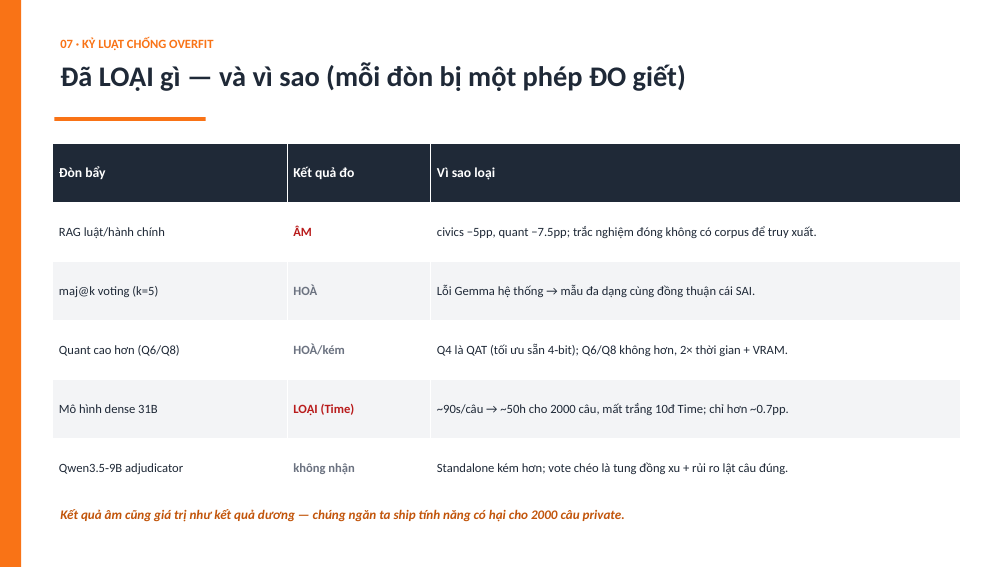
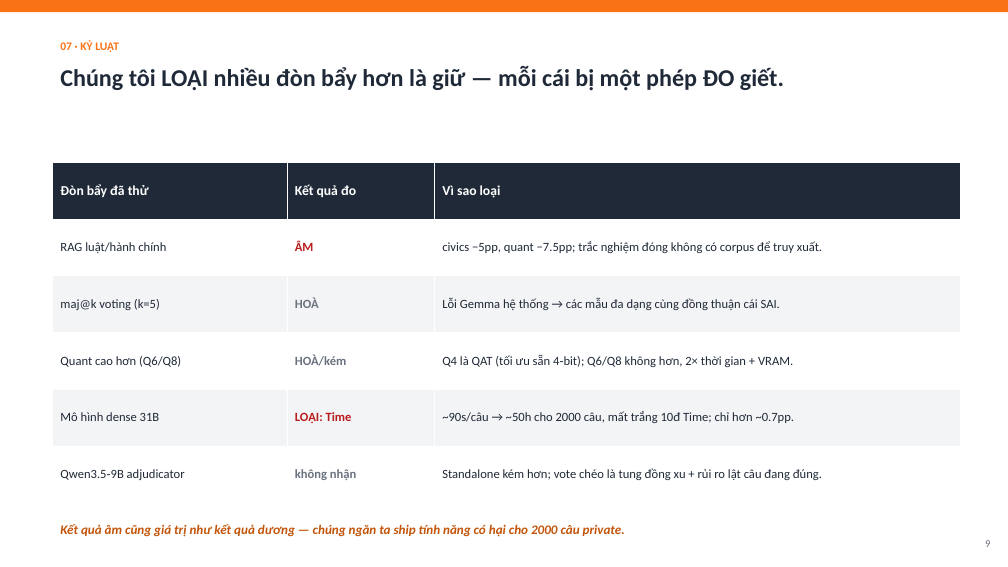
Before and after one commit to meiiie/bang_c, a slide deck: slide 9 of docs/Neko-Core-Thuyet-minh-phuong-phap.pptx (slide 8 before the commit). Drawn at 1008x567 pixels with LibreOffice and Linux fonts; fonts in the diff are those of the drawing. Boxes give left, top, right and bottom in pixels: in the first picture for what was removed or moved away, otherwise in the second. Text is boxed around its words. In the diff, an @@ line names an element or a change of style, - is before the commit and + after.

```diff
--- a/docs/Neko-Core-Thuyet-minh-phuong-phap.pptx
+++ b/docs/Neko-Core-Thuyet-minh-phuong-phap.pptx
@@ rectangle removed at [0, 0, 21, 567] @@
@@ rectangle added at [0, 0, 1008, 12], fill #F97316 @@
@@ text at [60, 40, 119, 52]: text changed; size 12 to 11 pt @@
-07 · KỶ LUẬT CHỐNG OVERFIT
+07 · KỶ LUẬT
@@ text at [60, 66, 784, 91]: text changed; size 27 to 23 pt @@
-Đã LOẠI gì — và vì sao (mỗi đòn bị một phép ĐO giết)
+Chúng tôi LOẠI nhiều đòn bẩy hơn là giữ — mỗi cái bị một phép ĐO giết.
@@ rectangle removed at [54, 117, 206, 121] @@
@@ table at [53, 163, 960, 503] @@
-row 1, column 1: Đòn bẩy
+row 1, column 1: Đòn bẩy đã thử
-row 3, column 3: Lỗi Gemma hệ thống → mẫu đa dạng cùng đồng thuận cái SAI.
+row 3, column 3: Lỗi Gemma hệ thống → các mẫu đa dạng cùng đồng thuận cái SAI.
-row 5, column 2: LOẠI (Time)
+row 5, column 2: LOẠI: Time
-row 6, column 3: Standalone kém hơn; vote chéo là tung đồng xu + rủi ro lật câu đúng.
+row 6, column 3: Standalone kém hơn; vote chéo là tung đồng xu + rủi ro lật câu đang đúng.
@@ table: place and size @@
-table at [53, 144, 960, 498]
+table at [53, 163, 960, 503]
@@ text "Kết quả âm cũng giá ...": place and size @@
-text "Kết quả âm cũng giá ..." at [60, 509, 625, 522]
+text "Kết quả âm cũng giá ..." at [60, 524, 625, 537]
@@ text "Kết quả âm cũng giá ..." at [60, 524, 625, 537]: more space between paragraphs @@
@@ text added at [985, 540, 990, 547], 10 pt, text #6B7280 @@
+9
```
Also in this commit, not shown: 9 other slides changed, 3 slides added, 2 slides removed, 1 other file.
